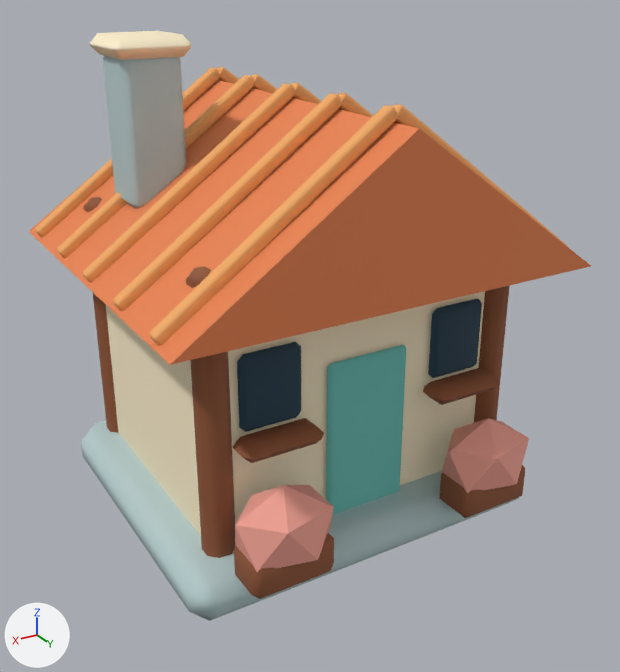
The Blender file source/art-source/cottage.blend: old version first, new version second.
Both versions are drawn from a 50 mm camera at (1.74, 3.05, 2.28) aimed at (0.03, 0.2, 0.85). Arrows for +X, +Y and +Z are at lower left; the lights stay in place. The picture after the commit comes second.

Objects in the first picture: 'Chimney', 'Door', 'Flowers', 'Flowers.001', 'Frame.003', 'Roof', 'Roof batten.005', 'Roof batten.007', 'Roof batten.009', 'Stone footing', 'Walls', 'Window.001' and 15 more.
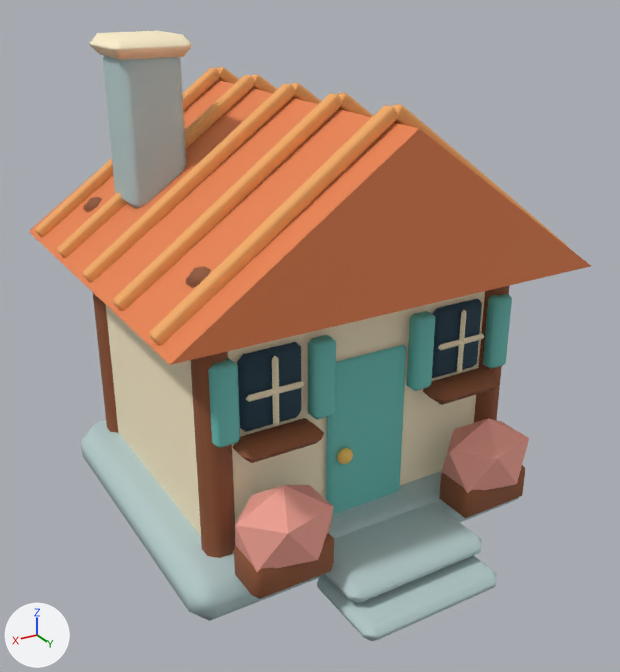
Boxes [x1, y1, x2, y2] around the edits, measured in the pictures (620 x 672 px):
'Doorstep.001', added (pale blue): after [325, 502, 482, 604]
'Doorstep', added (pale blue): after [317, 555, 496, 641]
'Shutter.003', added (cyan): after [208, 358, 240, 448]
'Shutter.002', added (cyan): after [308, 335, 336, 420]
'Shutter.001', added (cyan): after [406, 311, 436, 391]
'Shutter', added (cyan): after [483, 294, 512, 369]
'Window mullion.001', added (beige): after [272, 356, 279, 426]
'Window cross.001', added: after [246, 381, 305, 402]
'Window mullion', added: after [457, 310, 466, 373]
'Window cross', added: after [438, 334, 484, 350]
'Door handle', added: after [337, 448, 353, 464]

The change in detail:
Material 'Golden brass' (mat_golden_brass) is new.
Its base color is (0.93, 0.604, 0.136) (yellow #f7cc67).
Its roughness is 0.78.
Mesh me_cube_031 is new.
It has 24 vertices, 26 faces and spans x -0.013..0.013, y -0.013..0.013, z -0.14..0.14.
It uses material mat_warm_plaster (beige #fff1ce).
Mesh me_cube_030 is new.
It has 24 vertices, 26 faces and spans x -0.013..0.013, y -0.013..0.013, z -0.12..0.12.
It uses material mat_warm_plaster (beige #fff1ce).
Mesh me_cube_029 is new.
It has 24 vertices, 26 faces and spans x -0.05..0.05, y -0.035..0.035, z -0.16..0.16.
It uses material mat_blue_green_glass (cyan #6ec5bc).
Mesh me_icosphere_007 is new.
It is an icosphere of 80 faces spanning x -0.95..0.95, y -1.0..1.0, z -1.0..1.0.
It uses material mat_golden_brass (yellow #f7cc67).
Mesh me_cube_019_1 is new.
It has 24 vertices, 26 faces and spans x -0.32..0.32, y -0.2..0.2, z -0.05..0.05.
It uses material mat_silver_stone (pale blue #b6cdce).
Object 'Window mullion.001' (ob_window_mullion_001) is new; it shows me_cube_031.
Its parent is ob_stage2.
Its location is (0.43, 0.62, 0.88).
Its rotation in degrees is (0, 0, -180).
Object 'Window cross.001' (ob_window_cross_001) is new; it shows me_cube_030.
Its parent is ob_stage2.
Its location is (0.43, 0.62, 0.88).
Its rotation in degrees is (90, 0, 90).
Object 'Shutter.003' (ob_shutter_003) is new; it shows me_cube_029.
Its parent is ob_stage2.
Its location is (0.63, 0.61, 0.88).
Object 'Shutter.002' (ob_shutter_002) is new; it shows a copy of me_cube_029.
Its parent is ob_stage2.
Its location is (0.23, 0.61, 0.88).
Object 'Window mullion' (ob_window_mullion) is new; it shows a copy of me_cube_031.
Its parent is ob_stage2.
Its location is (-0.43, 0.62, 0.88).
Its rotation in degrees is (0, 0, -180).
Object 'Window cross' (ob_window_cross) is new; it shows a copy of me_cube_030.
Its parent is ob_stage2.
Its location is (-0.43, 0.62, 0.88).
Its rotation in degrees is (90, 0, 90).
Object 'Shutter.001' (ob_shutter_001) is new; it shows a copy of me_cube_029.
Its parent is ob_stage2.
Its location is (-0.23, 0.61, 0.88).
Object 'Shutter' (ob_shutter) is new; it shows a copy of me_cube_029.
Its parent is ob_stage2.
Its location is (-0.63, 0.61, 0.88).
Object 'Door handle' (ob_door_handle) is new; it shows me_icosphere_007.
Its parent is ob_stage2.
Its location is (0.12, 0.61, 0.51).
Its scale is (0.035, 0.025, 0.035).
Object 'Doorstep.001' (ob_doorstep_001) is new; it shows me_cube_019_1.
Its parent is ob_stage2.
Its location is (0.0, 0.79, 0.15).
Object 'Doorstep' (ob_doorstep) is new; it shows a copy of me_cube_019_1.
Its parent is ob_stage2.
Its location is (0.0, 0.89, 0.05).
